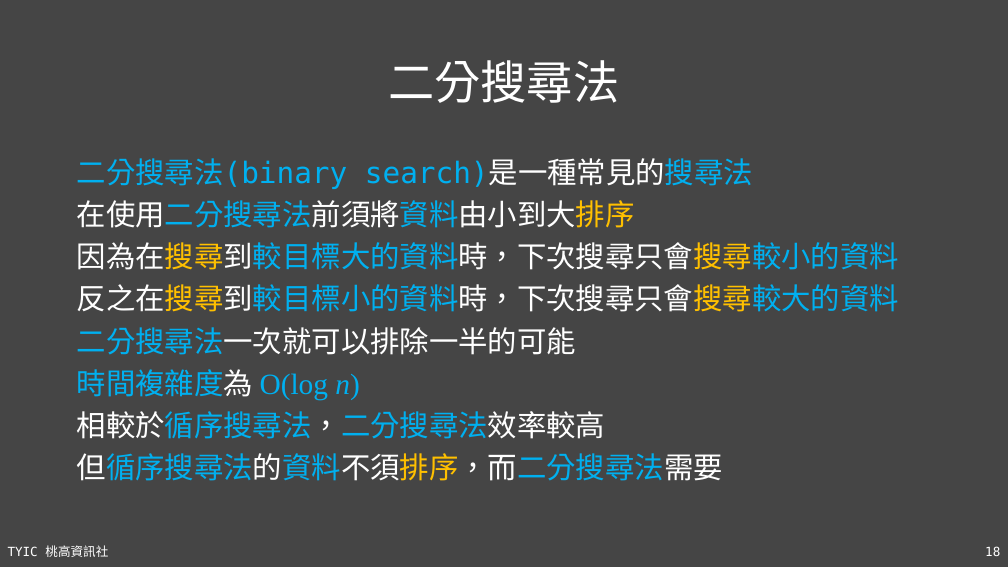
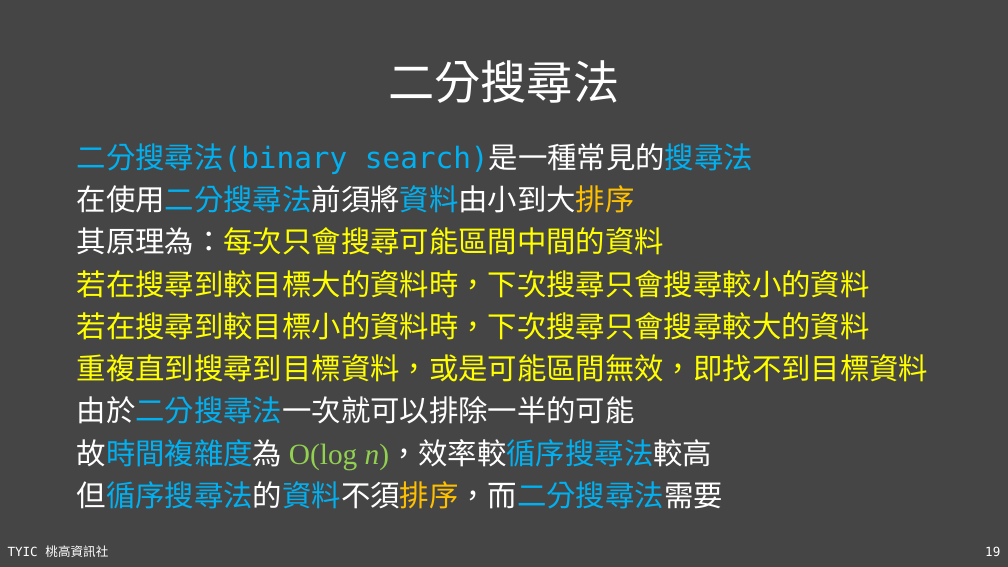
Before and after one commit to TYSHIC/slides, a slide deck: slide 19 of ppt/90_基礎資料結構與演算法.pptx (slide 18 before the commit). Drawn at 1008x567 pixels with LibreOffice and Linux fonts; fonts in the diff are those of the drawing. Boxes give left, top, right and bottom in pixels: in the first picture for what was removed or moved away, otherwise in the second. Text is boxed around its words. In the diff, an @@ line names an element or a change of style, - is before the commit and + after.

```diff
--- a/ppt/90_基礎資料結構與演算法.pptx
+++ b/ppt/90_基礎資料結構與演算法.pptx
@@ text "二分搜尋法(binary search)是一種常見的搜尋法": place and size @@
-text "二分搜尋法(binary search)是一種常見的搜尋法" at (77,158,899,481)
+text "二分搜尋法(binary search)是一種常見的搜尋法" at (77,143,928,509)
@@ text at (77,227,928,470): text changed; text colour #00B0F0 to #FFFF00 @@
-因為在搜尋到較目標大的資料時，下次搜尋只會搜尋較小的資料
-反之在搜尋到較目標小的資料時，下次搜尋只會搜尋較大的資料
-二分搜尋法一次就可以排除一半的可能
-時間複雜度為 O(log n)
-相較於循序搜尋法，二分搜尋法效率較高
+其原理為：每次只會搜尋可能區間中間的資料
+若在搜尋到較目標大的資料時，下次搜尋只會搜尋較小的資料
+若在搜尋到較目標小的資料時，下次搜尋只會搜尋較大的資料
+重複直到搜尋到目標資料，或是可能區間無效，即找不到目標資料
+由於二分搜尋法一次就可以排除一半的可能
+故時間複雜度為 O(log n)，效率較循序搜尋法較高
```
Also in this commit, not shown: 10 other slides changed, 1 slide added, 3 other files.
